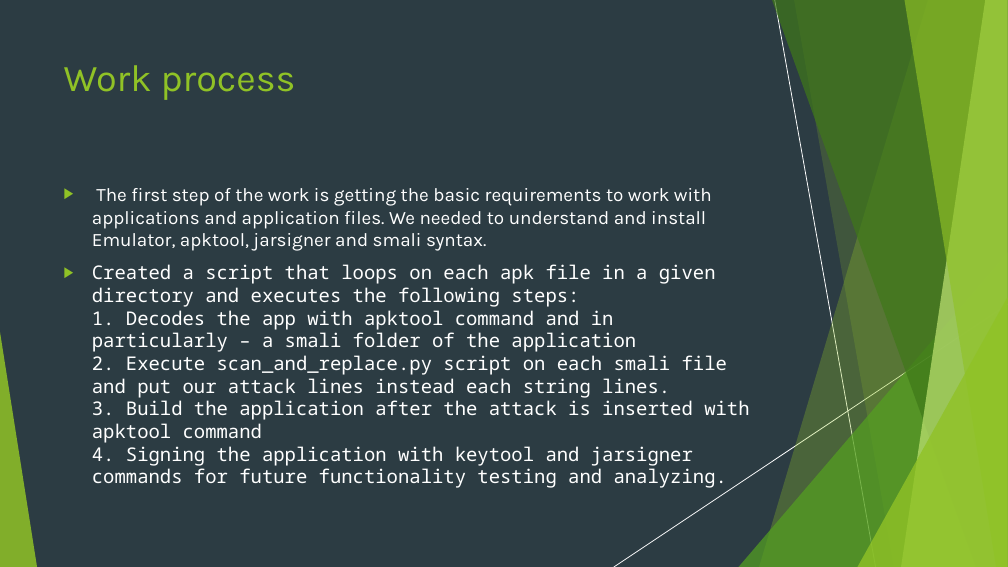
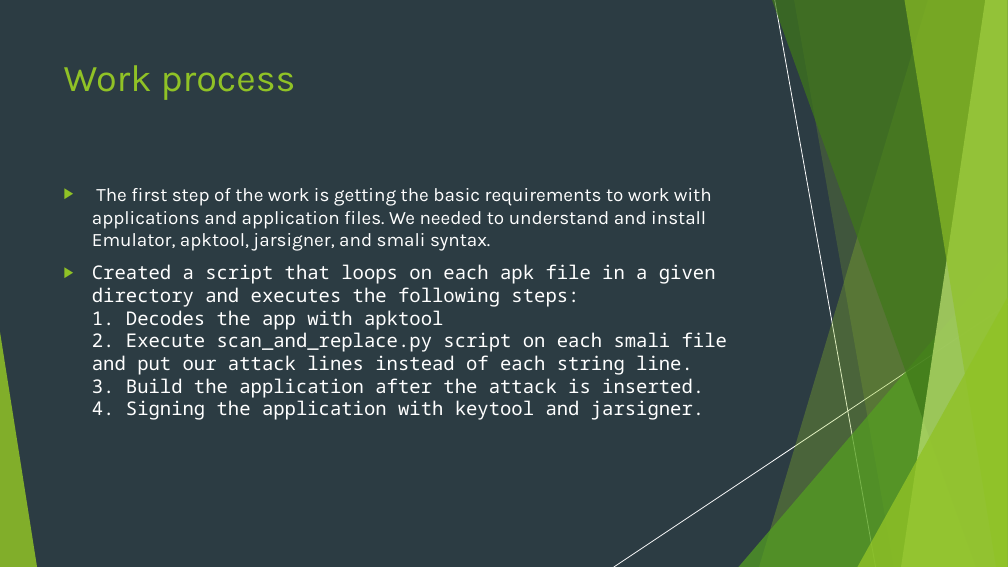
Before and after one commit to nivtal9/Sec-SVM-Final-Project, a slide deck: slide 5 of Sec-svm-demonstration.pptx. Drawn at 1008x567 pixels with LibreOffice and Linux fonts; fonts in the diff are those of the drawing. Boxes give left, top, right and bottom in pixels: in the first picture for what was removed or moved away, otherwise in the second. Text is boxed around its words. In the diff, an @@ line names an element or a change of style, - is before the commit and + after.

```diff
--- a/Sec-svm-demonstration.pptx
+++ b/Sec-svm-demonstration.pptx
@@ text at (92, 188, 727, 420): text changed @@
-▶ The first step of the work is getting the basic requirements to work with applications and application files. We needed to understand and install Emulator, apktool, jarsigner and smali syntax.
-▶ Created a script that loops on each apk file in a given directory and executes the following steps:
-  1. Decodes the app with apktool command and in particularly – a smali folder of the application
-  2. Execute scan_and_replace.py script on each smali file and put our attack lines instead each string lines.
-  3. Build the application after the attack is inserted with apktool command
-  4. Signing the application with keytool and jarsigner commands for future functionality testing and analyzing.
+▶ The first step of the work is getting the basic requirements to work with applications and application files. We needed to understand and install Emulator, apktool, jarsigner, and smali syntax.
+▶ Created a script that loops on each apk file in a given directory and executes the following steps:
+  1. Decodes the app with apktool
+  2. Execute scan_and_replace.py script on each smali file and put our attack lines instead of each string line.
+  3. Build the application after the attack is inserted.
+  4. Signing the application with keytool and jarsigner.
```
Also in this commit, not shown: 13 other slides changed, 5 slides removed.
